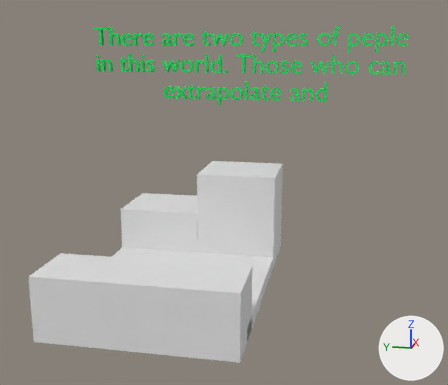
A saved change to the Blender file src/objects/level2.blend.
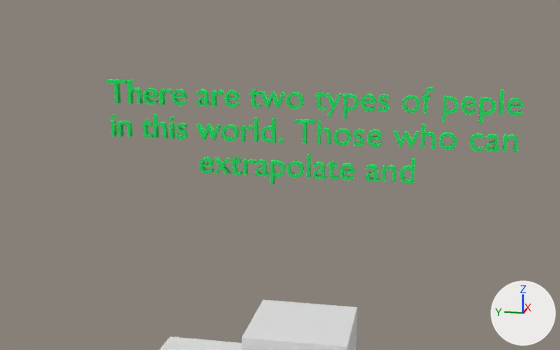
Old and new are each drawn whole from a 50 mm camera at (-52.4, -15.4, 17.8) aimed at (14.6, -2.0, 1.0) and again close up from a 50 mm camera at (-44.4, -13.9, 30.6) aimed at (18.0, -1.5, 15.0). Lighting does not change. The marker at lower right points along +X, +Y and +Z.
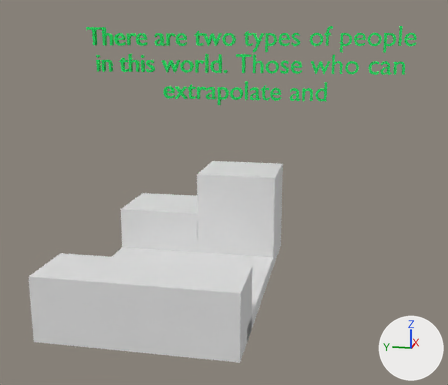
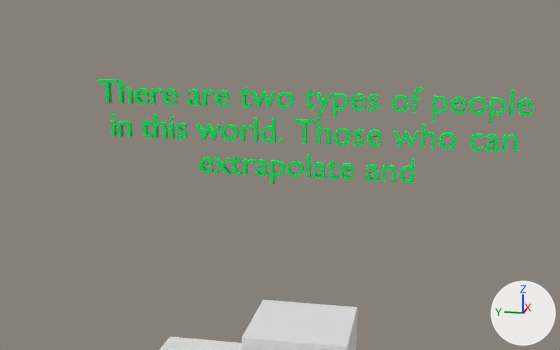
The edits, one by one:
In text 'Text' (txt_text), body goes from 'There are two types of peple\nin this world. Those who can\nextrapolate and' to 'There are two types of people\nin this world. Those who can\nextrapolate and'.

Pixel boxes (x1, y1, x2, y2) of what changed, in the close-ups (560 x 350 px):
'Text_X', text changed: before (106, 79, 523, 184); after (98, 79, 534, 184)
